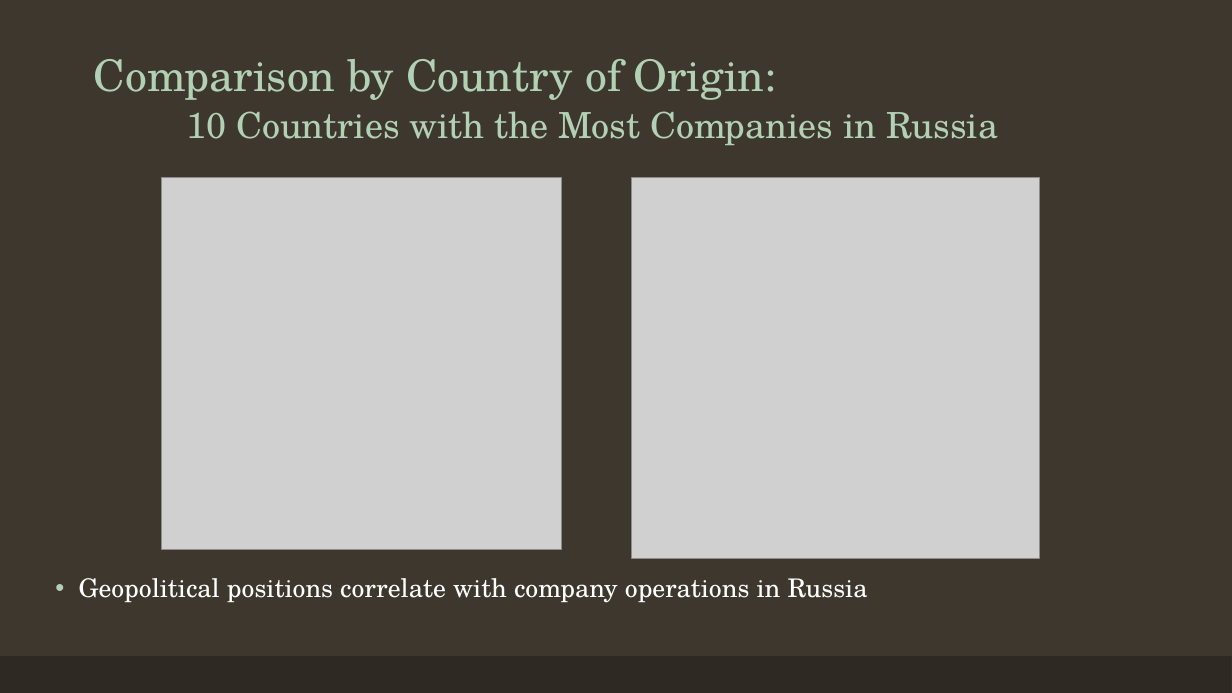
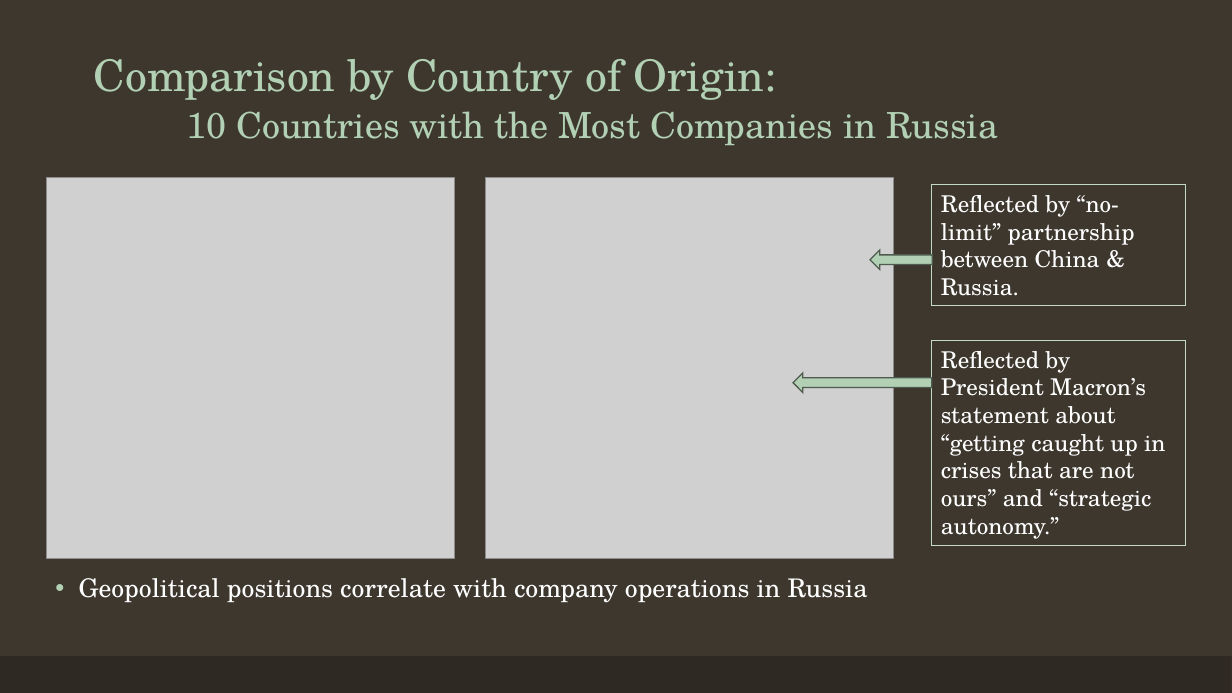
Before and after one commit to tralinde/companies_in_russia, a slide deck: slide 6 of ppt/Companies in Russia After Ukrainian Invasion.pptx (slide 8 before the commit). Drawn at 1232x693 pixels with LibreOffice and Linux fonts; fonts in the diff are those of the drawing; grey boxes stand for pictures. Boxes give left, top, right and bottom in pixels: in the first picture for what was removed or moved away, otherwise in the second. Text is boxed around its words. In the diff, an @@ line names an element or a change of style, - is before the commit and + after.

```diff
--- a/ppt/Companies in Russia After Ukrainian Invasion.pptx
+++ b/ppt/Companies in Russia After Ukrainian Invasion.pptx
@@ picture: place and size @@
-picture at (162,177,561,551)
+picture at (46,177,455,558)
@@ picture: place and size @@
-picture at (631,177,1040,558)
+picture at (485,177,894,558)
@@ rectangle added at (932,185,1186,306), outline #C3DBC5 0.75 pt, 18 pt, text #FFFFFF @@
+Reflected by “no-limit” partnership between China & Russia.
@@ left arrow added at (871,250,933,270), fill #B2D0B4, outline #4E5B4F 1 pt @@
@@ rectangle added at (932,340,1186,545), outline #C3DBC5 0.75 pt, 18 pt, text #FFFFFF @@
+Reflected by President Macron’s statement about “getting caught up in crises that are not ours” and “strategic autonomy.”
@@ left arrow added at (793,373,932,393), fill #B2D0B4, outline #4E5B4F 1 pt @@
```
Also in this commit, not shown: 4 other slides changed, 4 slides added, 6 slides removed, 18 other files.
